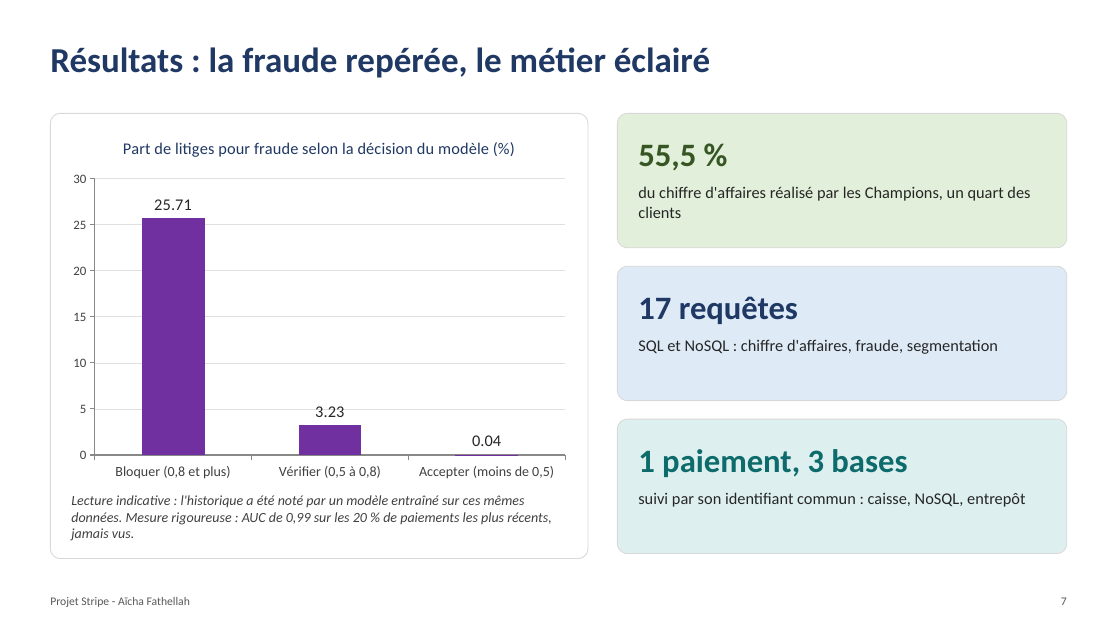
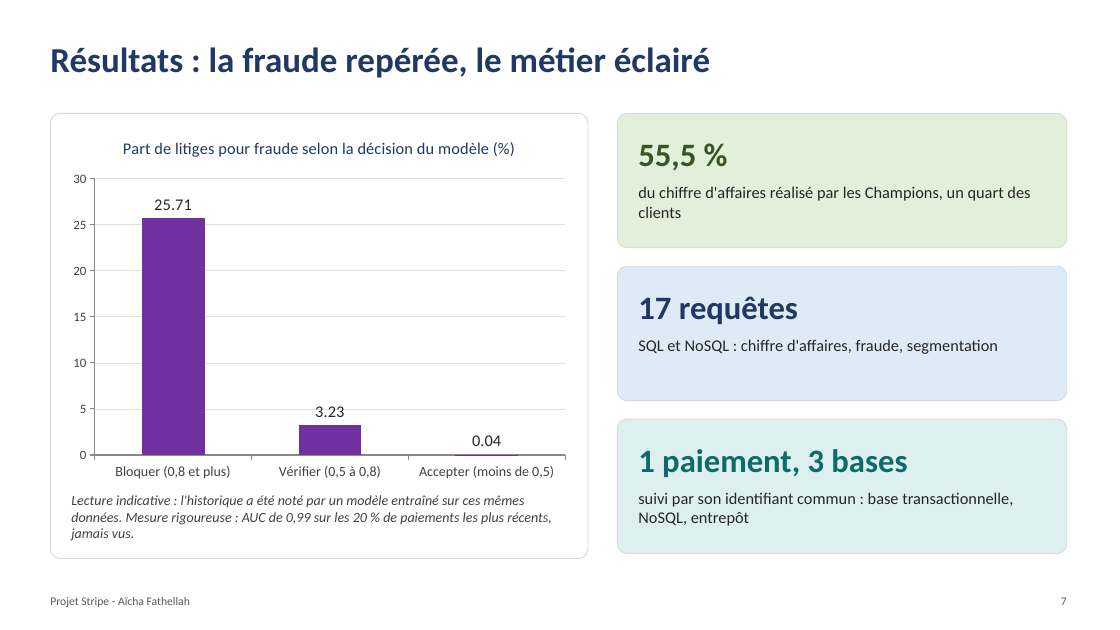
Before and after one commit to AichaFa/3-Projets_Lead, a slide deck: slide 7 of 2_Stripe_Business_Case/01_presentation/Presentation_Stripe.pptx. Drawn at 1120x630 pixels with LibreOffice and Linux fonts; fonts in the diff are those of the drawing. Boxes give left, top, right and bottom in pixels: in the first picture for what was removed or moved away, otherwise in the second. Text is boxed around its words. In the diff, an @@ line names an element or a change of style, - is before the commit and + after.

Commit message:
Présentation : corrections de texte (annexes 3, 4, 6, 8, 9 et résultats) ; schéma en étoile : cardinalités zéro ou plusieurs côté faits

```diff
--- a/2_Stripe_Business_Case/01_presentation/Presentation_Stripe.pptx
+++ b/2_Stripe_Business_Case/01_presentation/Presentation_Stripe.pptx
@@ text at [638, 492, 1013, 526]: text changed @@
-suivi par son identifiant commun : caisse, NoSQL, entrepôt
+suivi par son identifiant commun : base transactionnelle, NoSQL, entrepôt
```
Also in this commit, not shown: 5 other slides changed, 5 other files.
